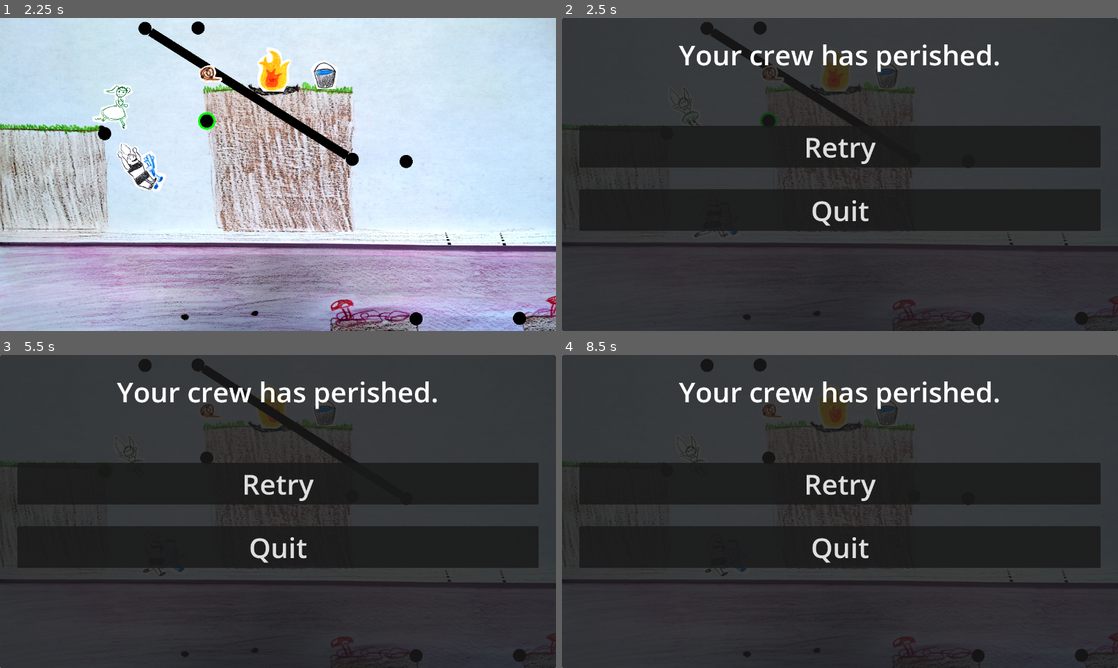
Above: before the commit, frames 1-4 (two rows, left to right).
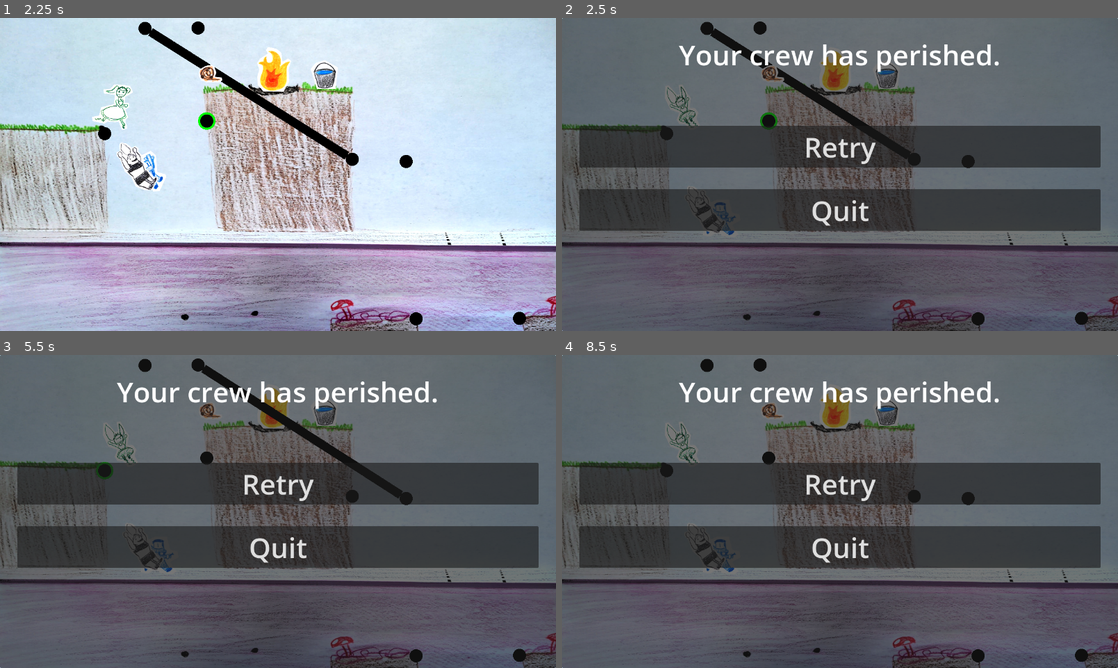
Above: after the commit, the same moments.

Repository: lambdaloop/crinkle-in-time
Game: Godot game, scene res://level1.tscn
Two runs of this game, one before a commit and one after it. Both use one fixed random seed, a clock stepped at 60 frames per second and the inputs below.
Inputs (mouse positions are in pixels of both pictures, inside the frame that each line leads up to):
- Up to frame 1 (2.25 s): move the mouse to (144, 27) at 0.52 s; hold Right (ui_right) 0.53-2.03 s; click (144, 27) at 0.67 s; tap Up (ui_up) at 0.77, 1.52 s; move the mouse to (350, 158) at 1.27 s; click (350, 158) at 1.42 s; move the mouse to (205, 121) at 2.02 s; hold Left (ui_left) from 2.03 s (still down); click (205, 121) at 2.17 s
- Up to frame 2 (2.5 s): keep holding Left (ui_left)
- Up to frame 3 (5.5 s): release Left (ui_left) at 2.75 s; click "Retry" at 2.75 s; move the mouse to (200, 364) at 3.52 s; hold Right (ui_right) 3.53-5.03 s; click (200, 364) at 3.67 s; tap Up (ui_up) at 3.77, 4.52, 5.27 s; move the mouse to (405, 498) at 4.27 s; click (405, 498) at 4.42 s; move the mouse to (105, 470) at 5.02 s; hold Left (ui_left) from 5.03 s (still down); click (105, 470) at 5.17 s
- Up to frame 4 (8.5 s): release Left (ui_left) at 5.75 s; click "Retry" at 5.75 s; move the mouse to (1079, 655) at 6.52 s; hold Right (ui_right) 6.53-7.28 s; click (1079, 655) at 6.67 s; move the mouse to (979, 655) at 7.27 s; hold Left (ui_left) from 7.28 s (still down); click (979, 655) at 7.42 s; tap Up (ui_up) at 7.52, 8.27 s; move the mouse to (1029, 655) at 8.02 s; click (1029, 655) at 8.17 s

Frame 1 is identical in both runs. In frame 2, 88% of the frame differs, in the area x 0-100%, y 0-100%; in frame 3, 87%; in frame 4, 88%.

Commit message:
fix gameover logic

Diff:
--- a/game_over.gd
+++ b/game_over.gd
@@ -3,15 +3,15 @@
 
 # Called when the node enters the scene tree for the first time.
 func _ready():
-    pass # Replace with function body.
-
+    # Run this screen even if the root node is paused.
+    process_mode = Node.PROCESS_MODE_ALWAYS
 
 # Called every frame. 'delta' is the elapsed time since the previous frame.
 func _process(delta):
     pass
 
-
 func _on_retry_pressed():
+    get_tree().paused = false
     get_tree().change_scene_to_file("res://level1.tscn")
 
 func _on_quit_pressed():
--- a/level1.gd
+++ b/level1.gd
@@ -16,4 +16,4 @@
 func handle_death():
     var game_over_screen = game_over_scene.instantiate()
     self.add_child(game_over_screen)
-    #get_tree().paused = true
+    get_tree().paused = true
